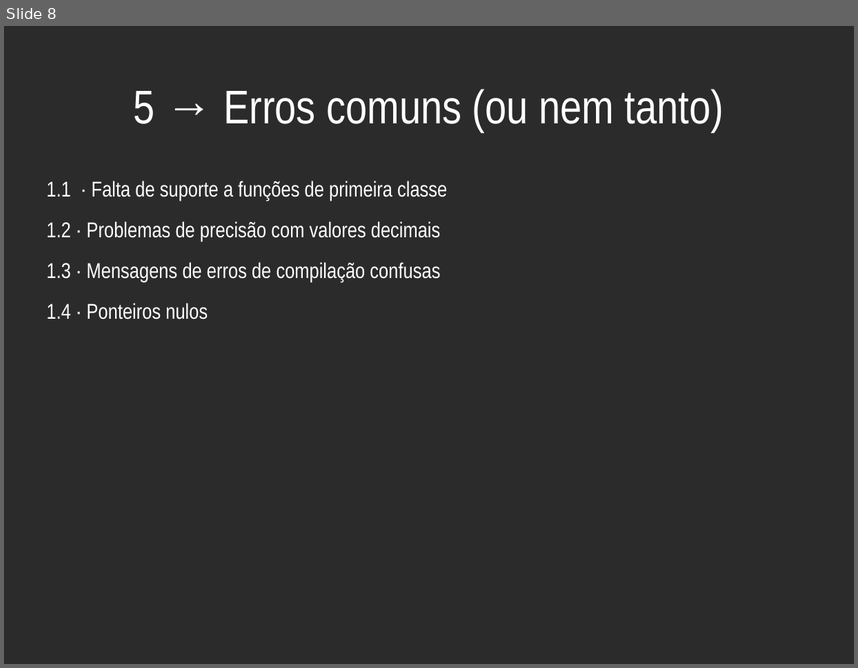
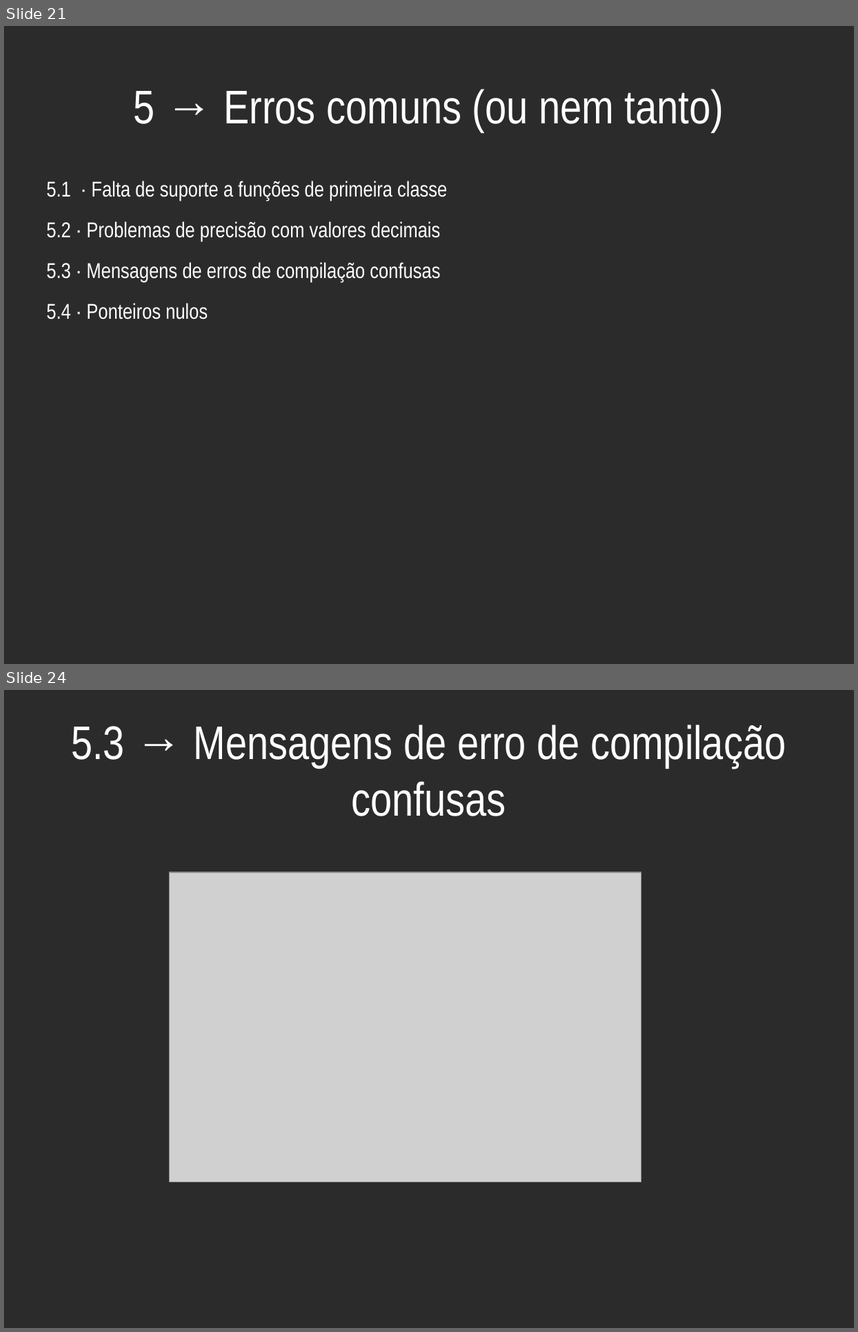
Before and after one commit to haskellcamargo/talks, a slide deck: Bizarrices Just in Time - Como não projetar uma linguagem de programação/Bizarrices Just in Time - Como não projetar uma linguagem de programação.odp. Shown one above the other, each under a label of ours: slide 8 before the commit, slides 21 and 24 after it; the slides between them are not shown. The pictures are 858x668 and 858x1332 pixels, drawn with LibreOffice and Linux fonts; fonts in the diff are those of the drawing; grey boxes stand for pictures; background and template pictures are left out; a plain dark background stands for a picture behind light text. Boxes give left, top, right and bottom in pixels: in the first picture for what was removed or moved away, otherwise in the second. Text is boxed around its words. In the diff, an @@ line names an element or a change of style, - is before the commit and + after.

```diff
--- a/Bizarrices Just in Time - Como não projetar uma linguagem de programação/Bizarrices Just in Time - Como não projetar uma linguagem de programação.odp
+++ b/Bizarrices Just in Time - Como não projetar uma linguagem de programação/Bizarrices Just in Time - Como não projetar uma linguagem de programação.odp
@@ slide 24 added at box(4, 690, 854, 1328), background picture (left out) @@
@@ title added at box(71, 724, 786, 816), 44 pt, text #FFFFFF @@
+5.3 → Mensagens de erro de compilação confusas
@@ picture added at box(169, 872, 642, 1182) @@
@@ what was slide 8 is now slide 21 @@
@@ slide 21 changed as well @@
@@ text at box(47, 181, 447, 319): text changed @@
-1.1 · Falta de suporte a funções de primeira classe
-1.2 · Problemas de precisão com valores decimais
-1.3 · Mensagens de erros de compilação confusas
-1.4 · Ponteiros nulos
+5.1 · Falta de suporte a funções de primeira classe
+5.2 · Problemas de precisão com valores decimais
+5.3 · Mensagens de erros de compilação confusas
+5.4 · Ponteiros nulos
```
Also in this commit, not shown: 4 other slides changed, 20 other slides added, 3 other files.
